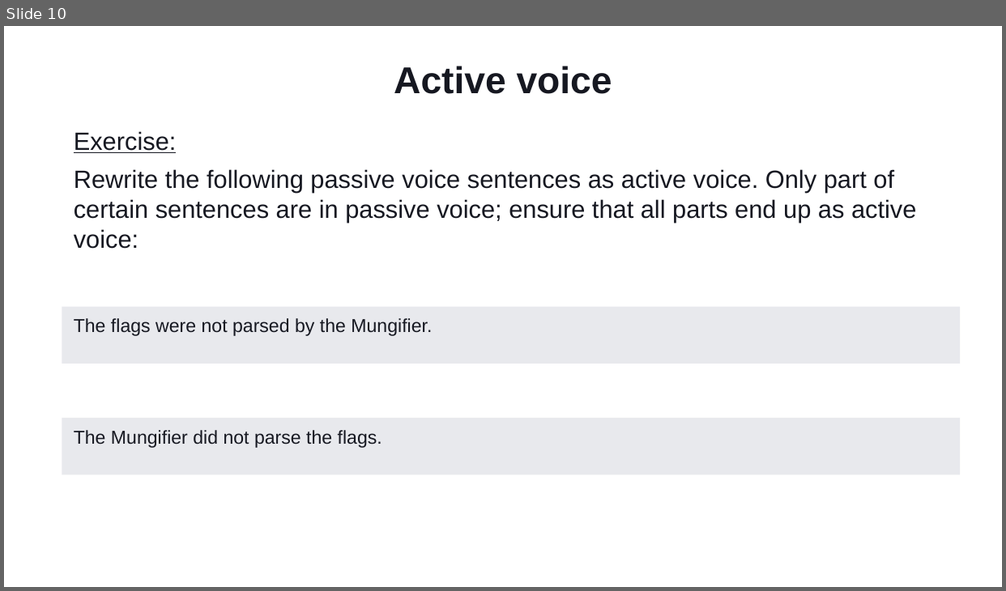
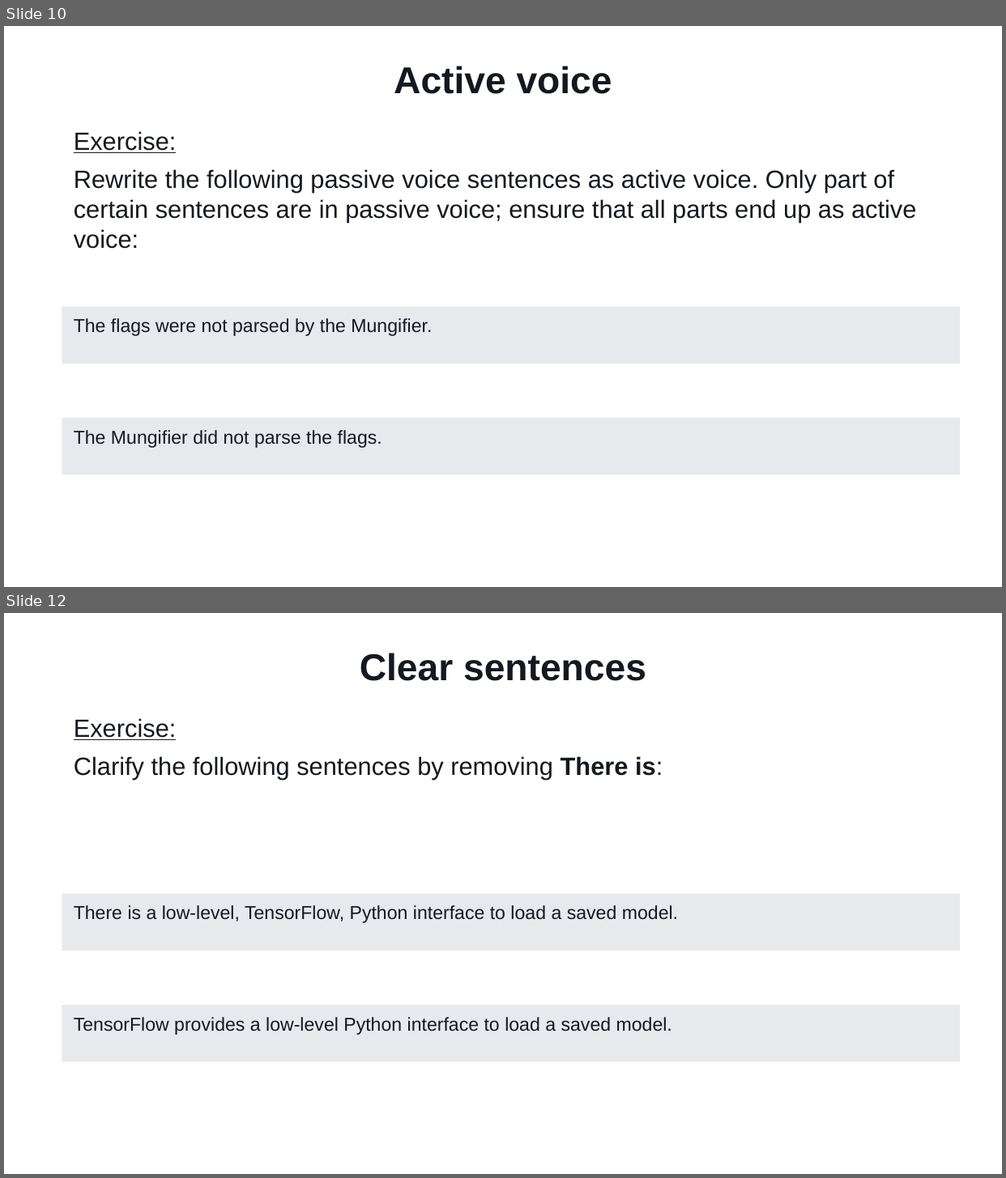
Before and after one commit to Ungerfall/ungerfall.github.io, a slide deck: presentation/tech-writing/tech-writing-azure-static-web-apps.pptx. Shown one above the other, each under a label of ours: slide 10 before the commit, slides 10 and 12 after it; the slides between them are not shown. The pictures are 1006x591 and 1006x1178 pixels, drawn with LibreOffice and Linux fonts; fonts in the diff are those of the drawing; background and template pictures are left out. Boxes give left, top, right and bottom in pixels: in the first picture for what was removed or moved away, otherwise in the second. Text is boxed around its words. In the diff, an @@ line names an element or a change of style, - is before the commit and + after.

```diff
--- a/presentation/tech-writing/tech-writing-azure-static-web-apps.pptx
+++ b/presentation/tech-writing/tech-writing-azure-static-web-apps.pptx
@@ slide 12 added at (x1=4, y1=613, x2=1002, y2=1174), background #FFFFFF @@
@@ title added at (x1=360, y1=653, x2=646, y2=681), 36 pt, text #161821, bold @@
+Clear sentences
@@ text added at (x1=74, y1=718, x2=663, y2=780), 24 pt, text #161821 @@
+Exercise:
+Clarify the following sentences by removing There is:
@@ rectangle added at (x1=62, y1=894, x2=960, y2=951), fill #E8E9ED, 18 pt, text #161821 @@
+There is a low-level, TensorFlow, Python interface to load a saved model.
@@ rectangle added at (x1=62, y1=1005, x2=960, y2=1063), fill #E8E9ED, 18 pt, text #161821 @@
+TensorFlow provides a low-level Python interface to load a saved model.
```
Also in this commit, not shown: 9 other slides added, 1 slide removed, 2 other files.
